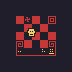
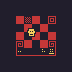
Revision of a layered 72 x 72 image; what changed, layer by layer:
painted on "Layer" over (x1=25, y1=17, x2=31, y2=23)
